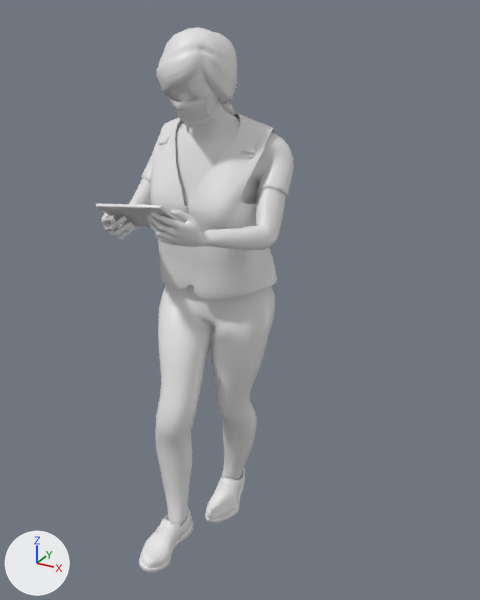
One commit to the FBX model Assets/HumanWorker/MotionMeshes/WalkMotion.fbx: the scene before it, then after it.
Both versions are drawn from a 50 mm camera at (1.072, -1.721, 1.777) aimed at (0.109, 0.03, 0.902). Arrows for +X, +Y and +Z are at lower left; the lights stay in place. The picture after the commit comes second. Vertices at exactly the same position are counted once.

The first picture shows 'AsianWoman_Mesh'.
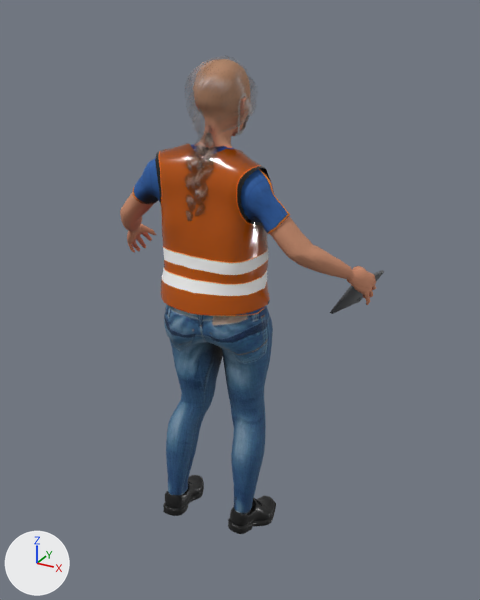
Location of each change, [x1, y1, x2, y2] in pixels of the pictures (480 x 600 px; the box of a moved part takes in the faces that stretch with it):
'AsianWoman_Mesh', surface changed, reshaped, moved, turned, rescaled: before [96, 27, 294, 573]; after [120, 59, 384, 534]
part 1 of me_mesh, moved or reshaped (not visible afterwards): before [243, 140, 256, 153]
part 2 of me_mesh, moved or reshaped (not visible afterwards): before [159, 132, 171, 144]
part 3 of me_mesh, deleted: before [96, 27, 294, 573]
part 4 of me_mesh, added: after [120, 59, 384, 534]

Diff of the bpy script that builds the scene:
```diff
--- a/Assets/HumanWorker/MotionMeshes/WalkMotion.fbx.py
+++ b/Assets/HumanWorker/MotionMeshes/WalkMotion.fbx.py
@@ mat_hair @@
 mat_hair = bpy.data.materials.new('Hair')
-# nodes: BsdfPrincipled, OutputMaterial
+# nodes: BsdfPrincipled, NormalMap, OutputMaterial, TexImage x4
+# uses the picture img_hair_base_color_png
+# uses the picture img_hair_normal_jpg
+# uses the picture img_hair_roughness_png
@@ mat_shoes @@
 n0 = _N.new('ShaderNodeBsdfPrincipled'); n0.name = 'Principled BSDF'
-n0.inputs[2].default_value = 0.434  # 'Roughness'
 n1 = _N.new('ShaderNodeOutputMaterial'); n1.name = 'Material Output'
+n2 = _N.new('ShaderNodeTexImage'); n2.name = 'Image Texture'
+n2.image = img_shoes_base_color_png
+n3 = _N.new('ShaderNodeTexImage'); n3.name = 'Image Texture.001'
+n3.image = img_shoes_roughness_png
+n4 = _N.new('ShaderNodeTexImage'); n4.name = 'Image Texture.002'
+n4.image = img_shoes_normal_png
+n5 = _N.new('ShaderNodeNormalMap'); n5.name = 'Normal Map'
 _L.new(n0.outputs[0], n1.inputs[0])  # 'BSDF' to 'Surface'
+_L.new(n2.outputs[0], n0.inputs[0])  # 'Color' to 'Base Color'
+_L.new(n3.outputs[0], n0.inputs[2])  # 'Color' to 'Roughness'
+_L.new(n4.outputs[0], n5.inputs[1])  # 'Color' to 'Color'
+_L.new(n5.outputs[0], n0.inputs[5])  # 'Normal' to 'Normal'
@@ mat_cloth @@
 n0 = _N.new('ShaderNodeBsdfPrincipled'); n0.name = 'Principled BSDF'
-n0.inputs[2].default_value = 0.434  # 'Roughness'
 n1 = _N.new('ShaderNodeOutputMaterial'); n1.name = 'Material Output'
+n2 = _N.new('ShaderNodeTexImage'); n2.name = 'Image Texture'
+n2.image = img_cloth_base_color_png
+n3 = _N.new('ShaderNodeTexImage'); n3.name = 'Image Texture.001'
+n3.image = img_cloth_roughness_png
+n4 = _N.new('ShaderNodeTexImage'); n4.name = 'Image Texture.002'
+n4.image = img_cloth_normal_jpg
+n5 = _N.new('ShaderNodeNormalMap'); n5.name = 'Normal Map'
 _L.new(n0.outputs[0], n1.inputs[0])  # 'BSDF' to 'Surface'
+_L.new(n2.outputs[0], n0.inputs[0])  # 'Color' to 'Base Color'
+_L.new(n3.outputs[0], n0.inputs[2])  # 'Color' to 'Roughness'
+_L.new(n4.outputs[0], n5.inputs[1])  # 'Color' to 'Color'
+_L.new(n5.outputs[0], n0.inputs[5])  # 'Normal' to 'Normal'
@@ mat_vest @@
 n0 = _N.new('ShaderNodeBsdfPrincipled'); n0.name = 'Principled BSDF'
-n0.inputs[2].default_value = 0.434  # 'Roughness'
 n1 = _N.new('ShaderNodeOutputMaterial'); n1.name = 'Material Output'
+n2 = _N.new('ShaderNodeTexImage'); n2.name = 'Image Texture'
+n2.image = img_vest_base_color_png
+n3 = _N.new('ShaderNodeTexImage'); n3.name = 'Image Texture.001'
+n3.image = img_vest_roughness_png
+n4 = _N.new('ShaderNodeTexImage'); n4.name = 'Image Texture.002'
+n4.image = img_vest_normal_png
+n5 = _N.new('ShaderNodeNormalMap'); n5.name = 'Normal Map'
 _L.new(n0.outputs[0], n1.inputs[0])  # 'BSDF' to 'Surface'
+_L.new(n2.outputs[0], n0.inputs[0])  # 'Color' to 'Base Color'
+_L.new(n3.outputs[0], n0.inputs[2])  # 'Color' to 'Roughness'
+_L.new(n4.outputs[0], n5.inputs[1])  # 'Color' to 'Color'
+_L.new(n5.outputs[0], n0.inputs[5])  # 'Normal' to 'Normal'
@@ mat_body @@
 mat_body = principled_material('Body')
-mat_body.base_color = (0.8, 0.8, 0.8)  # white #e7e7e7
-mat_body.roughness = 0.434
+mat_body.texture = img_body_base_color_png
+mat_body.roughness = 0.827
@@ mat_tablet @@
 n0 = _N.new('ShaderNodeBsdfPrincipled'); n0.name = 'Principled BSDF'
 n1 = _N.new('ShaderNodeOutputMaterial'); n1.name = 'Material Output'
+n2 = _N.new('ShaderNodeTexImage'); n2.name = 'Image Texture'
+n2.image = img_tablet_base_color_png
+n3 = _N.new('ShaderNodeTexImage'); n3.name = 'Image Texture.001'
+n3.image = img_tablet_tablet_metallicsmoothness_png
 _L.new(n0.outputs[0], n1.inputs[0])  # 'BSDF' to 'Surface'
+_L.new(n2.outputs[0], n0.inputs[0])  # 'Color' to 'Base Color'
+_L.new(n3.outputs[0], n0.inputs[1])  # 'Color' to 'Metallic'
@@ me_mesh @@
 # used by ob_asianwoman_mesh; location = (0.001, -0.163, 0.632); rotation_euler = (1.571, 0.0, 0.0), in degrees (90, 0, 0); scale = (0.01, 0.01, 0.01)
-me_mesh.from_pydata(...)  # 19726 vertices, 35208 faces; spans x -26.0..27.0, y -63.0..110.0, z -36.0..25.0
+me_mesh.from_pydata(...)  # 19774 vertices, 35208 faces; spans x -1422.0..3539.0, y -5039.0..4281.0, z -73.0..16510.0
+# me_mesh part 1: the loose piece of 40 vertices spanning x 15.0..18.0, y 76.0..80.0, z -17.0..-13.0 is multiplied about its middle by the matrix ((-2.172, -4.818, 93.353), (93.1, -4.821, 3.832), (5.124, 93.935, 5.046)), then moved by (221.0, 933.0, 13440.0)
+# me_mesh part 2: the loose piece of 40 vertices spanning x -14.0..-11.0, y 76.0..80.0, z -16.0..-12.0 is multiplied about its middle by the matrix ((0.604, 0.807, 94.229), (95.324, -3.439, 0.887), (4.891, 94.462, -0.111)), then moved by (461.0, -1791.0, 13303.0)
+# me_mesh part 3: 104 loose pieces with 19155 vertices, spanning x -26.0..27.0, y -63.0..110.0, z -36.0..25.0, are deleted
+# me_mesh part 4: 19203 vertices added at x -1422.0..3539.0, y -5039.0..4281.0, z -73.0..16510.0
+# other edits to the shape of me_mesh do not show in these pictures
 me_mesh.materials.append(mat_hair)
@@ ob_asianwoman_mesh @@
 ob_asianwoman_mesh = bpy.data.objects.new('AsianWoman_Mesh', me_mesh)
-ob_asianwoman_mesh.location = (0.001, -0.163, 0.632)
-ob_asianwoman_mesh.rotation_euler = (1.571, 0.0, 0.0)  # degrees (90, 0, 0)
-ob_asianwoman_mesh.scale = (0.01, 0.01, 0.01)
+ob_asianwoman_mesh.location = (0.0, 0.0, 0.0)
+ob_asianwoman_mesh.rotation_euler = (0.0, 0.0, 1.571)  # degrees (0, 0, 90)
+ob_asianwoman_mesh.scale = (0.0001, 0.0001, 0.0001)
```
